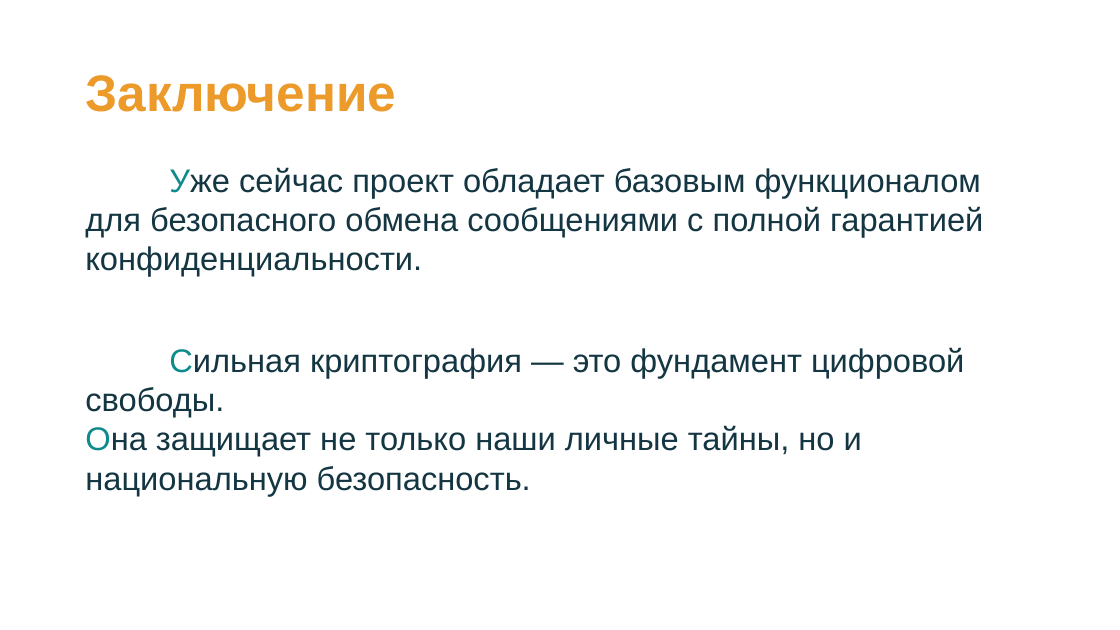
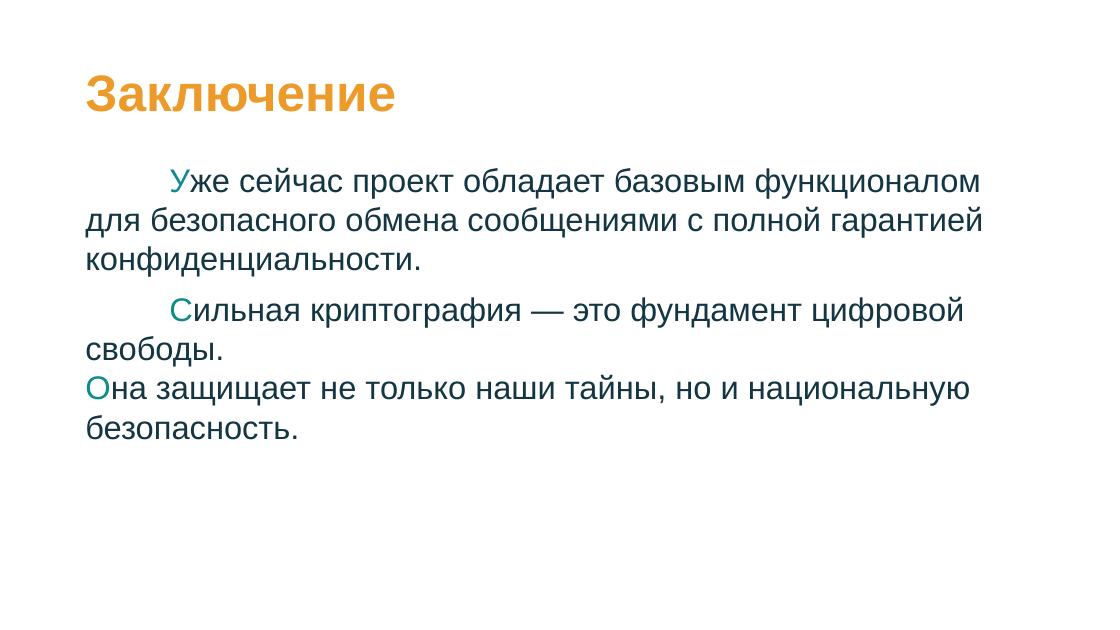
Before and after one commit to Nak1i1/Naki, a slide deck: slide 12 of Мессенджер Naki.pptx. Drawn at 1120x630 pixels with LibreOffice and Linux fonts; fonts in the diff are those of the drawing. Boxes give left, top, right and bottom in pixels: in the first picture for what was removed or moved away, otherwise in the second. Text is boxed around its words. In the diff, an @@ line names an element or a change of style, - is before the commit and + after.

```diff
--- a/Мессенджер Naki.pptx
+++ b/Мессенджер Naki.pptx
@@ text at [85, 296, 970, 440]: text changed @@
-Сильная криптография — это фундамент цифровой свободы.
-Она защищает не только наши личные тайны, но и национальную безопасность.
+Сильная криптография — это фундамент цифровой свободы.
+Она защищает не только наши тайны, но и национальную безопасность.
```
Also in this commit, not shown: 3 other slides changed, 6 other files.
